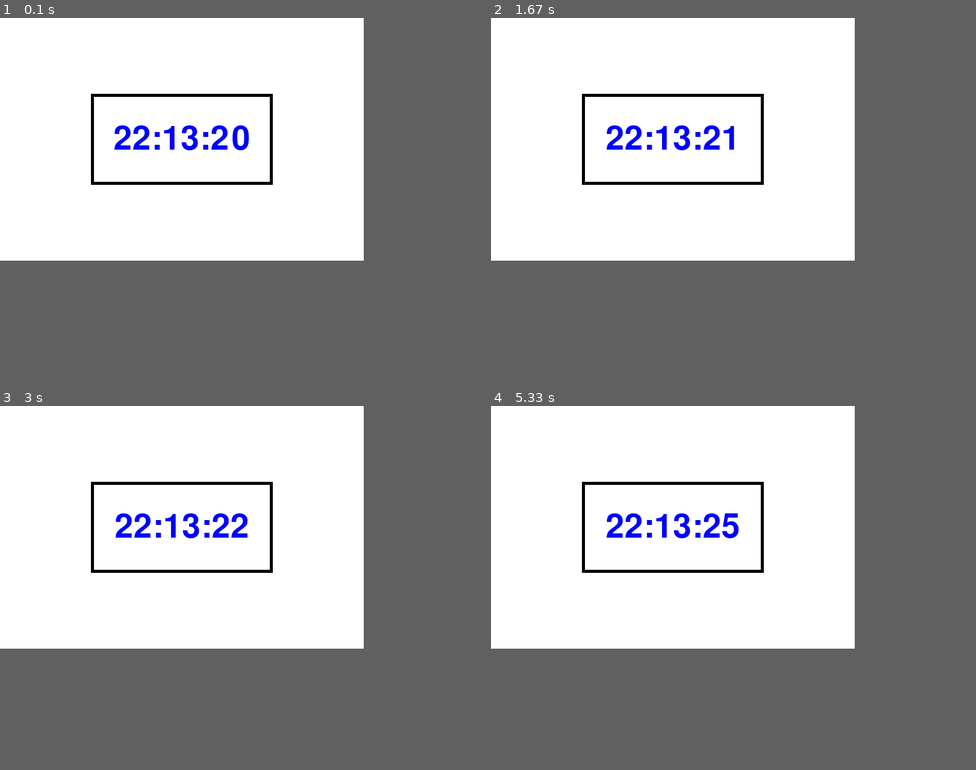
Above: before the commit, frames 1-4 (two rows, left to right).
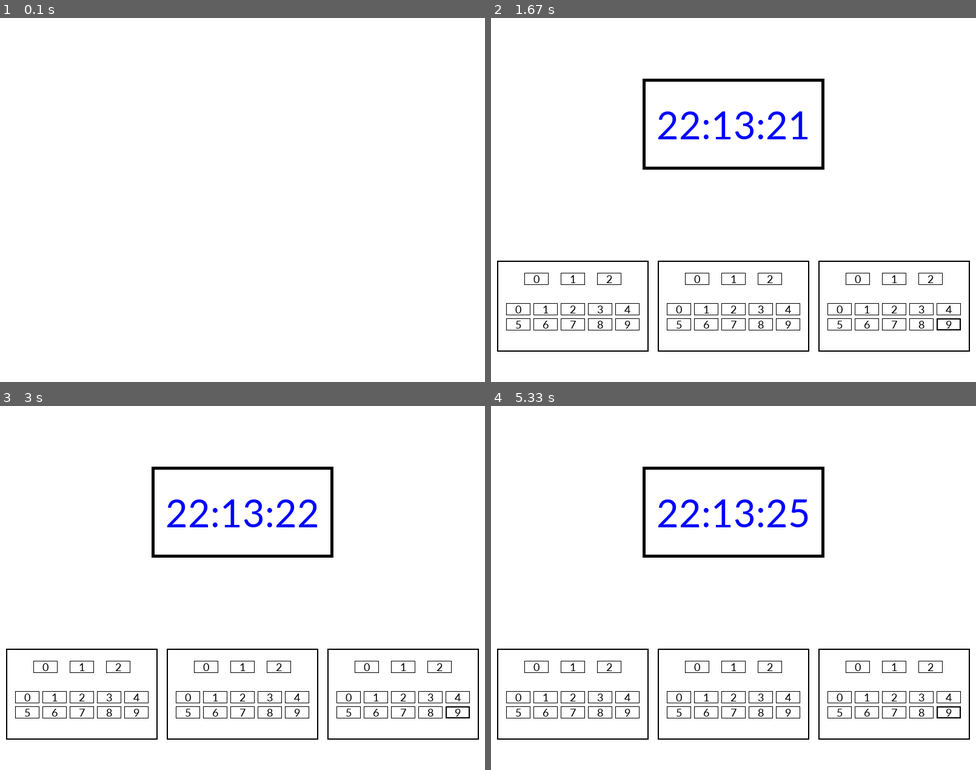
Above: after the commit, the same moments.

Repository: DDjog/NewTasks
Game: pygame game, started from pygameDigitalClock2.py
Same seed, same stepped clock (60 frames per second), same inputs: the game is played once before the commit and once after it.
Inputs (mouse positions are in pixels of both pictures, inside the frame that each line leads up to):
- Up to frame 1 (0.1 s): no input
- Up to frame 2 (1.67 s): press the mouse at (597, 323) at 0.37 s; move the mouse to (655, 210) at 0.47 s; release the mouse at (714, 101) at 0.6 s; press the mouse at (544, 309) at 0.7 s; move the mouse to (554, 305) at 0.8 s; release the mouse at (563, 305) at 0.93 s; press the mouse at (859, 280) at 1.03 s; move the mouse to (888, 287) at 1.13 s; release the mouse at (917, 294) at 1.27 s; press the mouse at (694, 280) at 1.37 s; move the mouse to (709, 305) at 1.47 s; release the mouse at (723, 331) at 1.6 s
- Up to frame 3 (3 s): click (43, 668) at 1.77 s, where only the run after the commit has a clickable "0"; press the mouse at (368, 668) at 2.03 s; move the mouse to (213, 679) at 2.13 s; release the mouse at (58, 689) at 2.27 s; press the mouse at (441, 668) at 2.4 s; move the mouse to (252, 642) at 2.5 s; release the mouse at (63, 617) at 2.63 s; press the mouse at (402, 711) at 2.73 s; move the mouse to (388, 606) at 2.83 s; release the mouse at (378, 500) at 2.97 s
- Up to frame 4 (5.33 s): press the mouse at (922, 711) at 3.07 s; move the mouse to (811, 595) at 3.17 s; release the mouse at (704, 478) at 3.3 s; press the mouse at (520, 697) at 3.4 s; move the mouse to (573, 649) at 3.5 s; release the mouse at (631, 602) at 3.63 s; press the mouse at (704, 711) at 3.73 s; move the mouse to (733, 598) at 3.83 s; release the mouse at (757, 486) at 3.97 s; press the mouse at (733, 697) at 4.07 s; move the mouse to (646, 660) at 4.17 s; release the mouse at (558, 624) at 4.3 s; press the mouse at (786, 697) at 4.4 s; move the mouse to (685, 638) at 4.5 s; release the mouse at (578, 580) at 4.63 s; press the mouse at (544, 697) at 4.73 s; move the mouse to (728, 693) at 4.83 s; release the mouse at (912, 693) at 4.97 s; press the mouse at (840, 697) at 5.07 s; move the mouse to (738, 668) at 5.17 s; release the mouse at (631, 642) at 5.3 s
In our replay, the window is 600x400 before the commit and 800x600 after it. These sizes can differ from the game's own. Grey fills any space a smaller window leaves; there, only what the larger window draws over its background counts as a difference.

The runs differ from the first frame. In frame 1, 1.7% of the frame differs, in the area x 18-57%, y 20-46%; in frame 2, 5.6%; in frame 3, 5.7%; in frame 4, 5.7%, in the area x 1-99%, y 16-92%.

Commit message:
updated pygameDigitalClock2

Diff:
--- a/pygameDigitalClock2.py
+++ b/pygameDigitalClock2.py
@@ -1,19 +1,24 @@
 import pygame
 import time
 
-WIDTH = 600
-HEIGHT = 400
+WIDTH = 800
+HEIGHT = 600
 
 screen = pygame.display.set_mode((WIDTH, HEIGHT))
 center = WIDTH // 2, HEIGHT // 2
 pygame.init()
 
-font = pygame.font.SysFont(None,80)
+main_font = pygame.font.SysFont("Calibri",70)
 alarm_sound = pygame.mixer.Sound('mixkit-morning-clock-alarm-1003.wav')
 
 blink = False
 alarm = False
-
+_alarm_hour = 0
+alarm_minute = 0
+alarm_second = 0
+
+_mpos = pygame.mouse.get_pos()
+_button_pressed = pygame.mouse.get_pressed()
 
 def draw_time(alarm, blink):
     if alarm and blink:
@@ -28,10 +33,10 @@
     else:
         return
 
-    time_render = font.render(current_time, True, text_color)
+    time_render = main_font.render(current_time, True, text_color)
     time_rect = time_render.get_rect()
-    fixed_rect = pygame.Rect(0, 0, 300, 150)
-    fixed_rect.center = center
+    fixed_rect = pygame.Rect(250, 100, 300, 150)
+    #fixed_rect.center = center
     time_rect.center = fixed_rect.center
     pygame.draw.rect(screen, 'black', fixed_rect, 5)
     screen.blit(time_render, time_rect)
@@ -54,26 +59,159 @@
         draw_time(alarm=False, blink=blink)
 
 
+font = pygame.font.SysFont("Calibri", 20)
+
+
+def draw_alarm_digit(digit, text_color, target_rect):
+    digit_render = font.render(digit, True, text_color)
+    digit_rect = digit_render.get_rect(center=target_rect.center)
+    pygame.draw.rect(screen, 'black', target_rect, 1)
+    screen.blit(digit_render, digit_rect)
+
+
+def draw_alarm_timer():
+    # hours rectangles
+    hours_rect = pygame.Rect(10, HEIGHT - 200, 250, 150)
+    pygame.draw.rect(screen, 'black', hours_rect, 2)
+
+    hours_rects_1st_row = [
+        pygame.Rect(55, HEIGHT - 180, 40, 20),
+        pygame.Rect(115, HEIGHT - 180, 40, 20),
+        pygame.Rect(175, HEIGHT - 180, 40, 20)
+        ]
+    hours_rects_2nd_row = [
+        pygame.Rect(25, HEIGHT - 130, 40, 20),
+        pygame.Rect(70, HEIGHT - 130, 40, 20),
+        pygame.Rect(115, HEIGHT - 130, 40, 20),
+        pygame.Rect(160, HEIGHT - 130, 40, 20),
+        pygame.Rect(205, HEIGHT - 130, 40, 20),
+        pygame.Rect(25, HEIGHT - 105, 40, 20),
+        pygame.Rect(70, HEIGHT - 105, 40, 20),
+        pygame.Rect(115, HEIGHT - 105, 40, 20),
+        pygame.Rect(160, HEIGHT - 105, 40, 20),
+        pygame.Rect(205, HEIGHT - 105, 40, 20)
+    ]
+
+    for i, rect in enumerate(hours_rects_1st_row):
+        draw_alarm_digit(str(i), 'black', rect)
+        if rect.collidepoint(_mpos) and _button_pressed[0]:
+            _alarm_hour = i
+
+    for i, rect in enumerate(hours_rects_2nd_row):
+        draw_alarm_digit(str(i), 'black', rect)
+        if rect.collidepoint(_mpos) and _button_pressed[0]:
+            _alarm_hour = i
+
+    # minutes rectangles
+    minutes_rect = pygame.Rect(275, HEIGHT - 200, 250, 150)
+    pygame.draw.rect(screen, 'black', minutes_rect, 2)
+
+    minutes_rects_1st_row = [
+        pygame.Rect(320, HEIGHT - 180, 40, 20),
+        pygame.Rect(380, HEIGHT - 180, 40, 20),
+        pygame.Rect(440, HEIGHT - 180, 40, 20)
+        ]
+    minutes_rects_2nd_row = [
+        pygame.Rect(290, HEIGHT - 130, 40, 20),
+        pygame.Rect(335, HEIGHT - 130, 40, 20),
+        pygame.Rect(380, HEIGHT - 130, 40, 20),
+        pygame.Rect(425, HEIGHT - 130, 40, 20),
+        pygame.Rect(470, HEIGHT - 130, 40, 20),
+        pygame.Rect(290, HEIGHT - 105, 40, 20),
+        pygame.Rect(335, HEIGHT - 105, 40, 20),
+        pygame.Rect(380, HEIGHT - 105, 40, 20),
+        pygame.Rect(425, HEIGHT - 105, 40, 20),
+        pygame.Rect(470, HEIGHT - 105, 40, 20)
+    ]
+
+    for i, rect in enumerate(minutes_rects_1st_row):
+        draw_alarm_digit(str(i), 'black', rect)
+        if rect.collidepoint(_mpos) and _button_pressed[0]:
+            _alarm_hour = i
+
+    for i, rect in enumerate(minutes_rects_2nd_row):
+        draw_alarm_digit(str(i), 'black', rect)
+        if rect.collidepoint(_mpos) and _button_pressed[0]:
+            _alarm_hour = i
+
+ # seconds rectangles
+    seconds_rect = pygame.Rect(540, HEIGHT - 200, 250, 150)
+    pygame.draw.rect(screen, 'black', seconds_rect, 2)
+
+    seconds_rects_1st_row = [
+        pygame.Rect(585, HEIGHT - 180, 40, 20),
+        pygame.Rect(645, HEIGHT - 180, 40, 20),
+        pygame.Rect(705, HEIGHT - 180, 40, 20)
+        ]
+    seconds_rects_2nd_row = [
+        pygame.Rect(555, HEIGHT - 130, 40, 20),
+        pygame.Rect(600, HEIGHT - 130, 40, 20),
+        pygame.Rect(645, HEIGHT - 130, 40, 20),
+        pygame.Rect(690, HEIGHT - 130, 40, 20),
+        pygame.Rect(735, HEIGHT - 130, 40, 20),
+        pygame.Rect(555, HEIGHT - 105, 40, 20),
+        pygame.Rect(600, HEIGHT - 105, 40, 20),
+        pygame.Rect(645, HEIGHT - 105, 40, 20),
+        pygame.Rect(690, HEIGHT - 105, 40, 20),
+        pygame.Rect(735, HEIGHT - 105, 40, 20)
+    ]
+
+
+    for i, rect in enumerate(seconds_rects_1st_row):
+        draw_alarm_digit(str(i), 'black', rect)
+        if rect.collidepoint(_mpos) and _button_pressed[0]:
+            _alarm_hour = i
+
+    for i, rect in enumerate(seconds_rects_2nd_row):
+        draw_alarm_digit(str(i), 'black', rect)
+        if rect.collidepoint(_mpos) and _button_pressed[0]:
+            _alarm_hour = i
+
+    pygame.draw.rect(screen, 'black', rect, 2)
+
+_delay_to_click = 3000
+_delay_to_set_up_alarm = 0
+
 running = True
+
+last_time_update_draw = pygame.time.get_ticks()
+last_time_click = pygame.time.get_ticks()
+
 while running:
+    screen.fill('white')
     for event in pygame.event.get():
         if event.type == pygame.QUIT:
             running = False
         elif event.type == pygame.KEYDOWN:
             if event.key == pygame.K_ESCAPE:
                 running = False
-        if event.type == pygame.KEYDOWN:
-            if event.key == pygame.K_SPACE:
+            elif event.key == pygame.K_SPACE:
                 alarm = not alarm
                 pygame.mixer.Sound.stop(alarm_sound)
 
 
+        check_alarm()
+        draw_alarm_timer()
+        pygame.display.flip()
+        #_delay_to_set_up_alarm = 1000  # miliseconds
+        print("time to draw")
+
+
+    _mpos = pygame.mouse.get_pos()
+    px = _mpos[0]
+    py = _mpos[1]
+    _button_pressed = pygame.mouse.get_pressed()
+
+
+    if _delay_to_click == 0 and px >= 41 and px <= 41 + 10 and py >= 337 and py <= 347 and _button_pressed == True:
+        print("you click at pos=", px, py)
+        _delay_to_click = 3000
+
+    if (pygame.time.get_ticks() - last_time_click) > _delay_to_click:
+        print("You clicked at pos =", _mpos)
+        _delay_to_click = 0
+        last_time_click = pygame.time.get_ticks()
+
     screen.fill('white')
 
-    check_alarm()
-
-    pygame.display.flip()
-
-    pygame.time.Clock().tick(2)
-
 pygame.quit()
